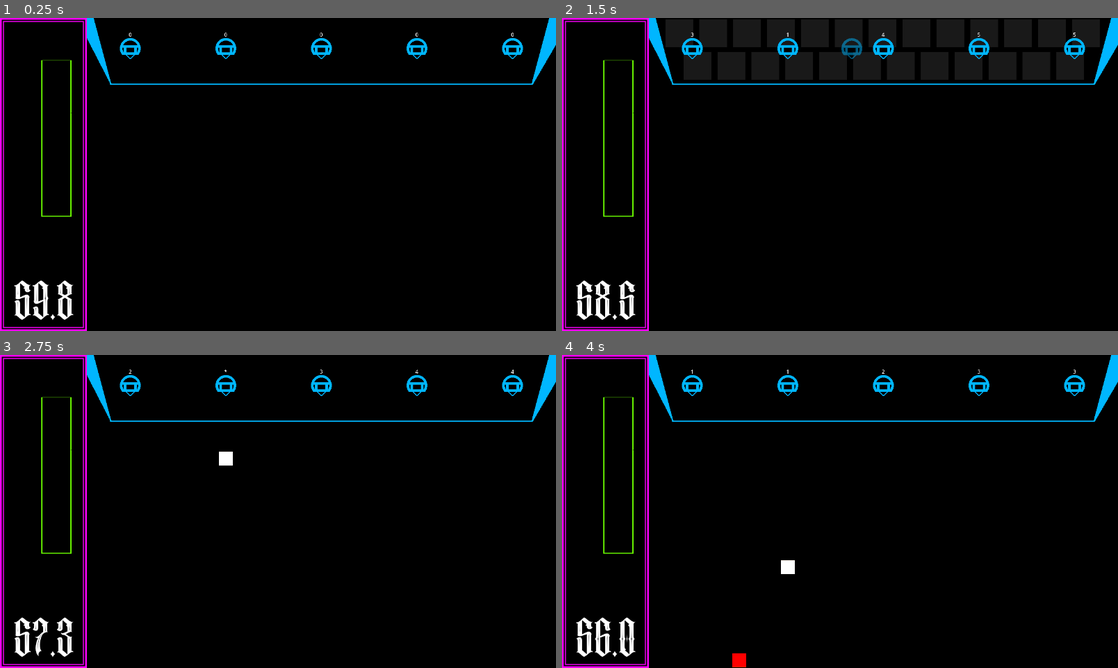
Above: before the commit, frames 1-4 (two rows, left to right).
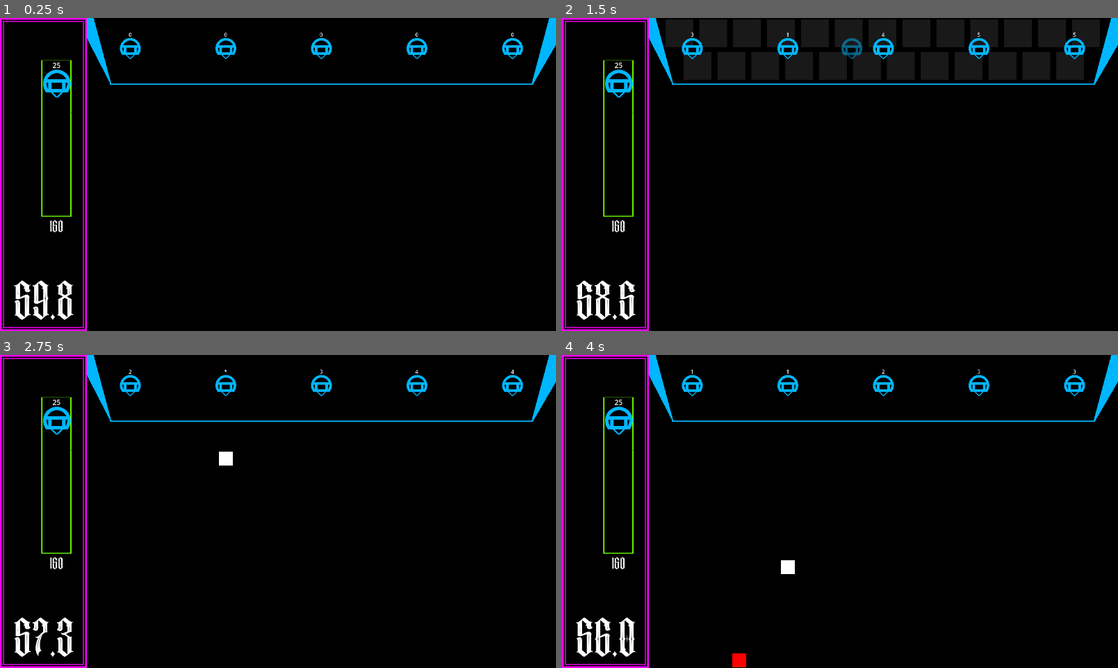
Above: after the commit, the same moments.

Repository: jwant/nefe
Game: Godot game, scene res://entities/utilities/no_escape_from_earth.tscn
Same seed, same stepped clock (60 frames per second), same inputs: the game is played once before the commit and once after it.
Inputs (mouse positions are in pixels of both pictures, inside the frame that each line leads up to):
- Up to frame 1 (0.25 s): no input
- Up to frame 2 (1.5 s): tap Enter at 0.5 s; drag from (689, 49) to (884, 49) at 0.52 s; drag from (789, 49) to (979, 49) at 1.27 s
- Up to frame 3 (2.75 s): move the mouse to (322, 386) at 2.02 s; click (322, 386) at 2.1 s
- Up to frame 4 (4 s): drag from (979, 386) to (789, 386) at 2.77 s; drag from (1073, 386) to (884, 386) at 3.52 s

The runs differ from the first frame. In frame 1, 0.3% of the frame differs, in the area x 7-13%, y 14-69%; in frame 2, 0.3%; in frame 3, 0.3%; in frame 4, 0.3%, in the area x 7-76%, y 4-69%.

Commit message:
fix: dragging + build bar

Diff:
--- a/entities/background/background.tscn
+++ b/entities/background/background.tscn
@@ -1,7 +1,8 @@
-[gd_scene load_steps=3 format=3 uid="uid://2tigku23stpw"]
+[gd_scene load_steps=4 format=3 uid="uid://2tigku23stpw"]
 
 [ext_resource type="Texture2D" uid="uid://ccmtdco5v8b7u" path="res://assets/art/colorgrid.png" id="1_cnocy"]
 [ext_resource type="Texture2D" uid="uid://brvdk1onrlqdo" path="res://entities/background/art/menus.png" id="2_ev6lv"]
+[ext_resource type="PackedScene" uid="uid://c8hbmoj4a1kxu" path="res://entities/ui/build_bar/build_bar.tscn" id="3_bp52m"]
 
 [node name="Background" type="Node2D"]
 
@@ -20,10 +21,4 @@
 region_enabled = true
 region_rect = Rect2(0, 0, 200, 720)
 
-[node name="ResourceBar" type="Sprite2D" parent="."]
-texture_filter = 1
-position = Vector2(130, 277)
-scale = Vector2(1, 0.5)
-texture = ExtResource("2_ev6lv")
-region_enabled = true
-region_rect = Rect2(200, 0, 70, 720)
+[node name="BuildBar" parent="." instance=ExtResource("3_bp52m")]
--- a/entities/tower/tower.gd
+++ b/entities/tower/tower.gd
@@ -2,13 +2,18 @@
 class_name Tower
 
 @export var starting_cooldown: int
+@export var constructor: bool = false
+@export var cost: int = 25
 var cooldown: int = starting_cooldown
 @onready var cooldown_label: Label = $Stats/CoolDown
 
-
 func _ready():
-	GameManager.second_tick.connect(self._on_second_tick)
-	cooldown_label.text = str(cooldown)
+	if constructor:
+		cooldown_label.text = str(cost)
+	else:
+		print(self)
+		GameManager.second_tick.connect(self._on_second_tick)
+		cooldown_label.text = str(cooldown)
 
 func _on_second_tick():
 	cooldown -= 1
@@ -23,3 +28,14 @@
 
 func _activate():
 	pass
+
+func on_grid_placed(grid: DraggableGrid):
+	if constructor:
+		var payed = GameManager.spend_energy(cost)
+		if payed:
+			var tower = load(self.scene_file_path)
+			var new_tower = tower.instantiate()
+			new_tower.global_position = grid.global_position
+			grid.get_parent().add_child(new_tower)
+	else:
+		global_position = grid.global_position
--- /dev/null
+++ b/entities/ui/build_bar/build_bar.gd
@@ -0,0 +1,6 @@
+extends Control
+
+@onready var energy_bar: Label = $"Energy"
+
+func _process(_delta):
+	energy_bar.text = str(GameManager.energy)
--- /dev/null
+++ b/entities/ui/build_bar/build_bar.tscn
@@ -0,0 +1,36 @@
+[gd_scene load_steps=5 format=3 uid="uid://c8hbmoj4a1kxu"]
+
+[ext_resource type="Texture2D" uid="uid://brvdk1onrlqdo" path="res://entities/background/art/menus.png" id="1_atrgh"]
+[ext_resource type="Script" uid="uid://58h26haju6iu" path="res://entities/ui/build_bar/build_bar.gd" id="1_bbda2"]
+[ext_resource type="FontFile" uid="uid://cxm4p1gqqm4ax" path="res://assets/fonts/PickysideRegular-vn7w4.otf" id="2_bbda2"]
+[ext_resource type="PackedScene" uid="uid://cneo82uvk7quq" path="res://entities/tower/bullet_tower/bullet_tower.tscn" id="4_tk8a3"]
+
+[node name="BuildBar" type="Control"]
+layout_mode = 3
+anchors_preset = 0
+script = ExtResource("1_bbda2")
+
+[node name="ResourceBar" type="Sprite2D" parent="."]
+texture_filter = 1
+position = Vector2(130, 277)
+scale = Vector2(1, 0.5)
+texture = ExtResource("1_atrgh")
+region_enabled = true
+region_rect = Rect2(200, 0, 70, 720)
+
+[node name="Energy" type="Label" parent="."]
+texture_filter = 1
+layout_mode = 0
+offset_left = 95.0
+offset_top = 457.0
+offset_right = 165.0
+offset_bottom = 512.0
+theme_override_fonts/font = ExtResource("2_bbda2")
+theme_override_font_sizes/font_size = 37
+text = "100"
+horizontal_alignment = 1
+vertical_alignment = 1
+
+[node name="BulletTower" parent="." instance=ExtResource("4_tk8a3")]
+position = Vector2(131, 151)
+constructor = true
--- a/entities/utilities/draggable/draggable.gd
+++ b/entities/utilities/draggable/draggable.gd
@@ -5,7 +5,6 @@
 var sprite_copy: Sprite2D
 var grabbed: bool = false
 var placement_options: Array[Node] = []
-var current_placement_option: DraggableGrid
 
 func _ready():
 	parent = get_parent()
@@ -17,8 +16,11 @@
 	if grabbed:
 		sprite_copy.global_position = get_global_mouse_position()
 		if Input.is_action_just_released("mouse_left"):
-			if current_placement_option:
-				parent.global_position = current_placement_option.global_position
+			var options = placement_options.filter(func(option): return option.selected)
+			if options.size() > 0:
+				var current_placement_option = options.front()
+				if current_placement_option and parent.has_method("on_grid_placed"):
+					parent.on_grid_placed(current_placement_option)
 			sprite_copy.queue_free()
 			grabbed = false
 			GameManager.exit_build.emit()
@@ -32,13 +34,3 @@
 		sprite_copy.modulate.a = .5
 		parent.add_child(sprite_copy)
 		placement_options = get_tree().get_nodes_in_group("drag_placement")
-		for option in placement_options:
-			if option is DraggableGrid:
-				option.connect("selected",_select_grid)
-				option.connect("descelected",_deselect_grid)
-
-func _select_grid(grid: DraggableGrid):
-	current_placement_option = grid
-
-func _deselect_grid(grid: DraggableGrid):
-	current_placement_option = null
--- a/entities/utilities/draggable/grid/draggable_grid.gd
+++ b/entities/utilities/draggable/grid/draggable_grid.gd
@@ -2,25 +2,26 @@
 class_name DraggableGrid
 
 var highlight: bool = false
-signal selected(grid)
-signal descelected(grid)
+var selected: bool = false
 
 func _ready():
 	GameManager.enter_build.connect(func():
 		modulate.a = .1
 		highlight = true
+
 	)
 	GameManager.exit_build.connect(func():
 		modulate.a = 0
 		highlight = false
+		selected = false
 	)
 
 func _on_mouse_exited():
 	if highlight:
 		modulate.a = .1
-		descelected.emit(self)
+		selected = false
 
 func _on_mouse_entered():
 	if highlight:
 		modulate.a = .25
-		selected.emit(self)
+		selected = true
--- a/entities/utilities/game_manager/game_manager.gd
+++ b/entities/utilities/game_manager/game_manager.gd
@@ -7,6 +7,14 @@
 @warning_ignore("unused_signal")
 signal exit_build
 
+var energy = 150
+
 func _process(_delta):
 	if Input.is_action_just_pressed("refresh"):
 		get_tree().reload_current_scene()
+
+func spend_energy(amount: int)->bool:
+	if energy - amount < 0:
+		return false
+	energy -= amount
+	return true
--- a/project.godot
+++ b/project.godot
@@ -41,6 +41,7 @@
 [layer_names]
 
 2d_physics/layer_5="enemy"
+2d_physics/layer_6="draggable"
 
 [rendering]
 
Not shown, added: entities/ui/build_bar/build_bar.gd.uid
